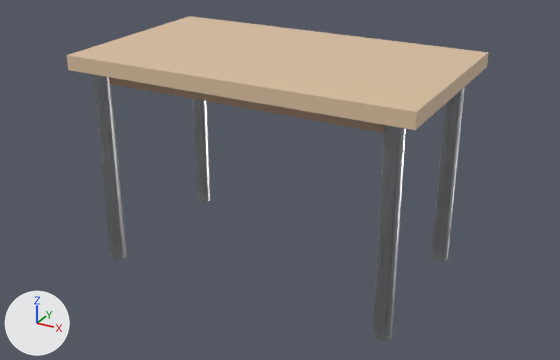
The glTF model assets/models/table.glb, before and after one commit.
Before and after are seen from a 50 mm camera at (1.213, -2.199, 1.407) aimed at (0.016, -0.022, 0.319). Lighting does not change. The marker at lower left points along +X, +Y and +Z. The older version comes first. Where no turn or scale is listed for an object, it has been applied to the vertices. Vertices at exactly the same position are counted once.

Objects in the first picture: 'part_0', 'part_1', 'part_2'.
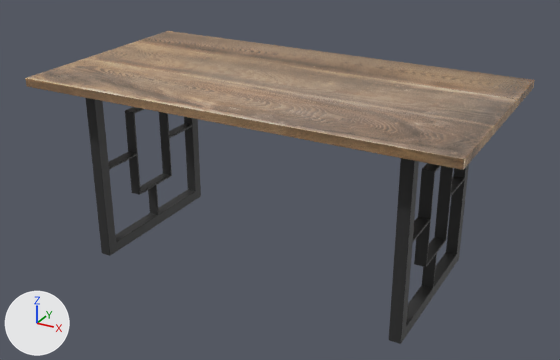
The change, as a diff of the scene's bpy script:
```diff
--- a/assets/models/table.glb.py
+++ b/assets/models/table.glb.py
@@ img_image_3 @@
+img_image_3 = load_image('Image_3', '_unpacked/Image_3', 1024, 1024, 'Non-Color')
@@ img_image_2 @@
+img_image_2 = load_image('Image_2', '_unpacked/Image_2', 1024, 1024, 'sRGB')
@@ img_image_0 @@
+img_image_0 = load_image('Image_0', '_unpacked/Image_0', 1024, 1024, 'sRGB')
@@ img_image_1 @@
+img_image_1 = load_image('Image_1', '_unpacked/Image_1', 1024, 1024, 'Non-Color')
@@ mat_old_steel @@
+mat_old_steel = bpy.data.materials.new('Old_Steel')
+# colours: dark grey #333333
+# uses the picture img_image_2
+# uses the picture img_image_3
@@ mat_table_wood_1 @@
+mat_table_wood_1 = bpy.data.materials.new('Table_wood_1')
+# uses the picture img_image_0
+# uses the picture img_image_1
@@ me_part_2 @@
 # used by ob_part_2; location = (0.0, 0.0, 0.0)
-me_part_2.from_pydata(...)  # 160 vertices, 320 faces; spans x -0.55..0.55, y -0.31..0.31, z 0.0..0.71
-me_part_2.materials.append(mat_tablelegsmetal)  # light grey #ced0d4
+me_part_2.from_pydata(...)  # 688 vertices, 1408 faces; spans x -0.587..0.587, y -0.298..0.298, z 0.0..0.658
+# me_part_2 part 1: 80 vertices removed from x -0.55..-0.49, y -0.31..0.31, z 0.0..0.71; 344 vertices added at x -0.587..-0.547, y -0.298..0.298, z 0.0..0.658
+# me_part_2 part 2: 80 vertices removed from x 0.49..0.55, y -0.31..0.31, z 0.0..0.71; 344 vertices added at x 0.547..0.587, y -0.298..0.298, z 0.0..0.658
+me_part_2.materials.append(mat_old_steel)
@@ me_object_0 @@
+me_object_0.from_pydata(...)  # 56 vertices, 108 faces; spans x -0.75..0.75, y -0.4..0.4, z 0.65..0.68
+me_object_0.materials.append(mat_table_wood_1)
@@ ob_part_0 @@
-ob_part_0 = bpy.data.objects.new('part_0', me_part_0)
-ob_part_0.location = (0.0, 0.0, 0.0)
@@ ob_part_1 @@
-ob_part_1 = bpy.data.objects.new('part_1', me_part_1)
-ob_part_1.location = (0.0, 0.0, 0.0)
@@ ob_object_4 @@
+ob_object_4 = bpy.data.objects.new('Object_4', me_object_0)
+ob_object_4.location = (0.0, 0.0, 0.0)
```

Changed parts and their boxes [x1, y1, x2, y2] in the pictures (560 x 360 px):
'Object_4', added (beige): after [25, 31, 535, 170]
'part_0', deleted (beige): before [67, 16, 489, 130]
'part_2', reshaped, recoloured (8% shorter): before [93, 74, 465, 341]; after [86, 98, 469, 344]
'part_1', deleted: before [109, 77, 385, 133]
part 1 of me_part_2, reshaped: before [93, 74, 211, 260]; after [86, 98, 201, 256]
part 2 of me_part_2, built on: before [373, 87, 465, 341]; after [389, 158, 469, 344]
